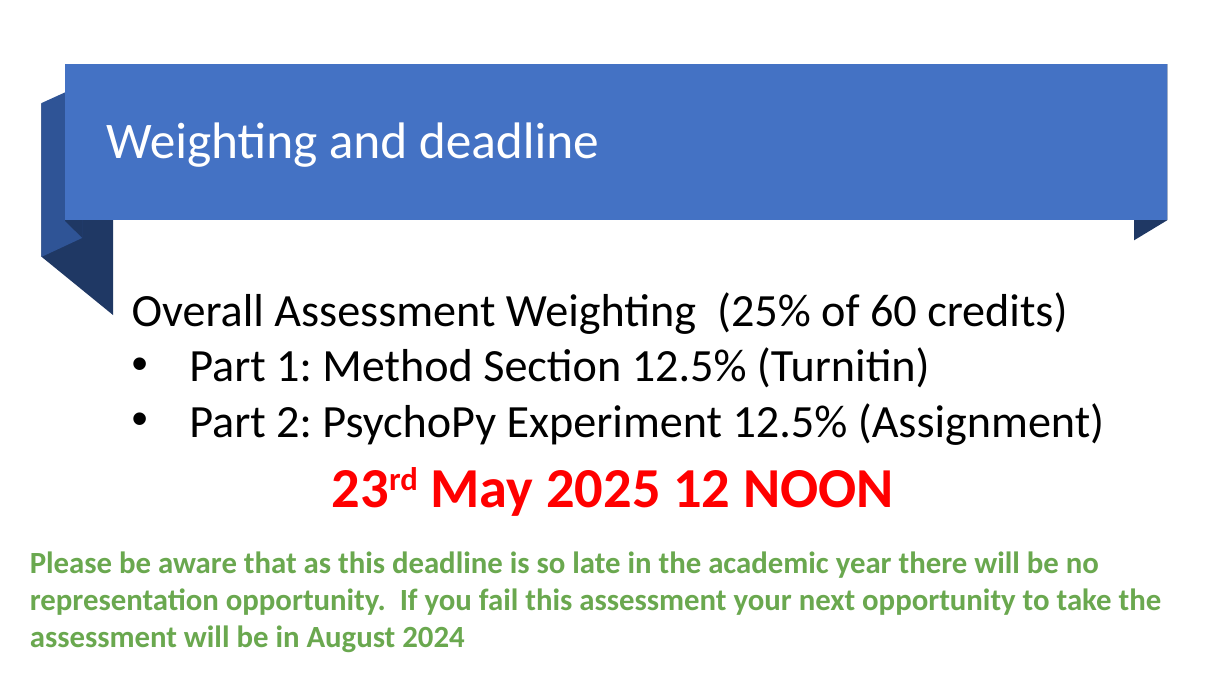
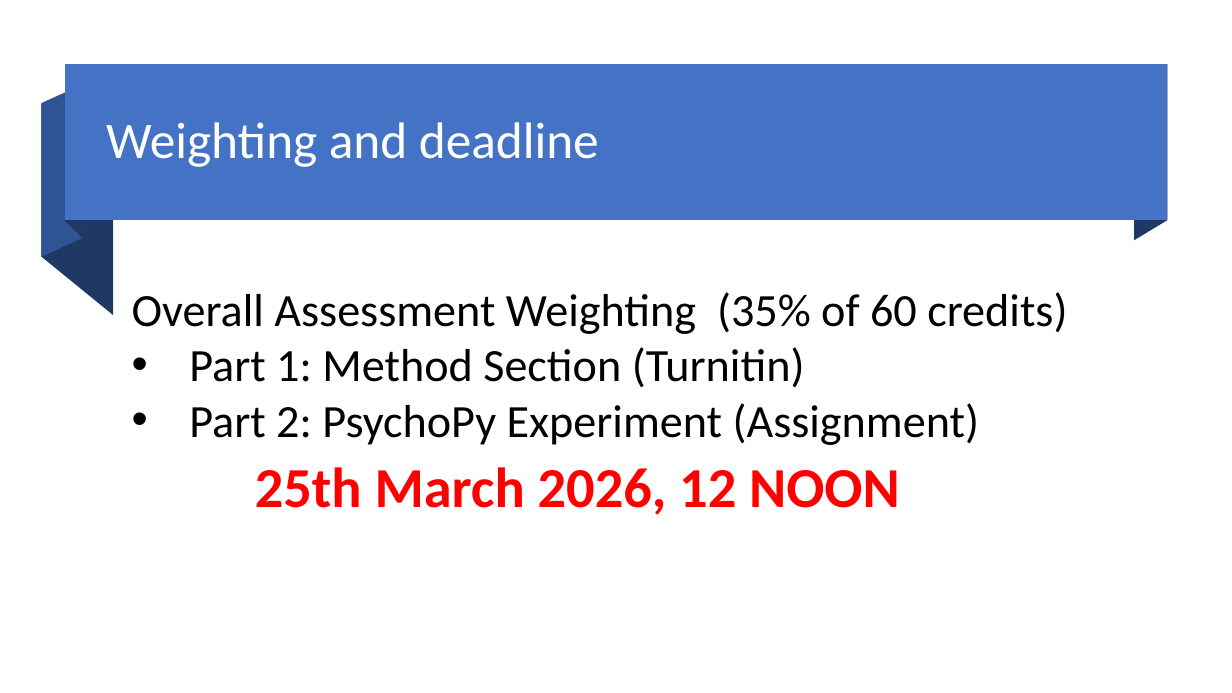
Before and after one commit to LiverpoolHopePsychologyDept/EDP, a slide deck: slide 6 of ppts/003_Assessment.pptx. Drawn at 1232x693 pixels with LibreOffice and Linux fonts; fonts in the diff are those of the drawing. Boxes give left, top, right and bottom in pixels: in the first picture for what was removed or moved away, otherwise in the second. Text is boxed around its words. In the diff, an @@ line names an element or a change of style, - is before the commit and + after.

```diff
--- a/ppts/003_Assessment.pptx
+++ b/ppts/003_Assessment.pptx
@@ text at (x1=132, y1=292, x2=1067, y2=445): text changed @@
-Overall Assessment Weighting (25% of 60 credits)
-• Part 1: Method Section 12.5% (Turnitin)
-• Part 2: PsychoPy Experiment 12.5% (Assignment)
+Overall Assessment Weighting (35% of 60 credits)
+• Part 1: Method Section (Turnitin)
+• Part 2: PsychoPy Experiment (Assignment)
@@ text at (x1=255, y1=467, x2=900, y2=515): text changed @@
-23rd May 2025 12 NOON
+25th March 2026, 12 NOON
@@ text removed at (x1=30, y1=551, x2=1162, y2=652) @@
-Please be aware that as this deadline is so late in the academic year there will be no representation opportunity. If you fail this assessment your next opportunity to take the assessment will be in August 2024
```
